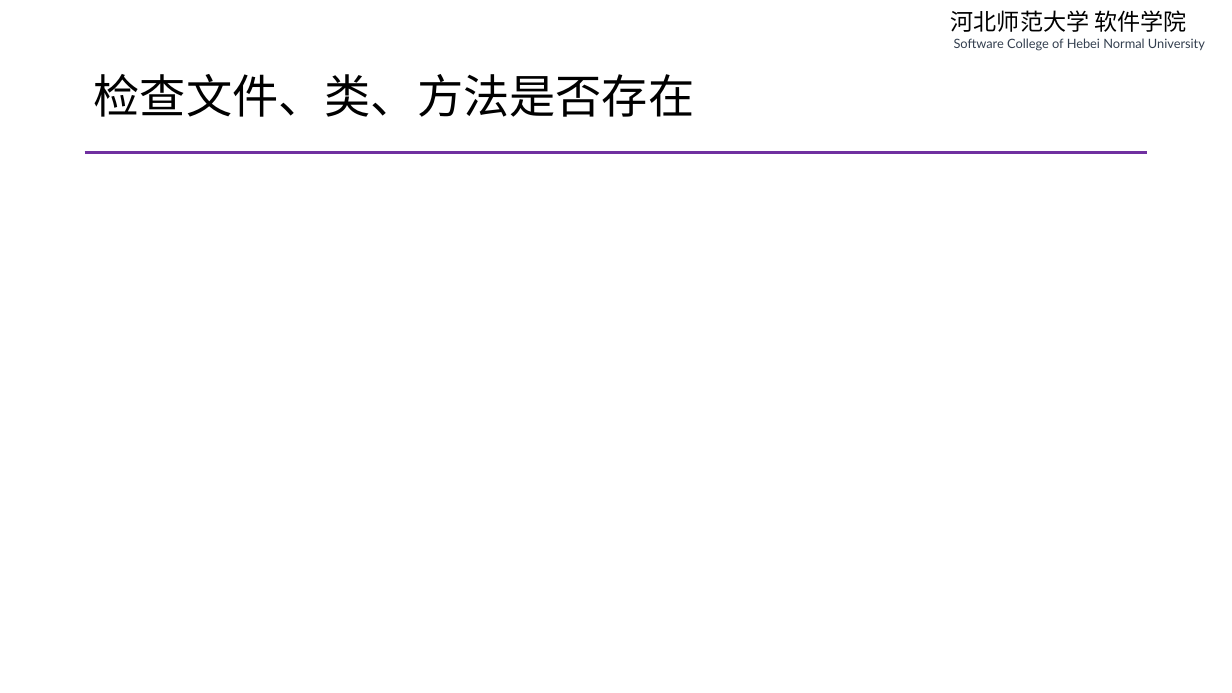
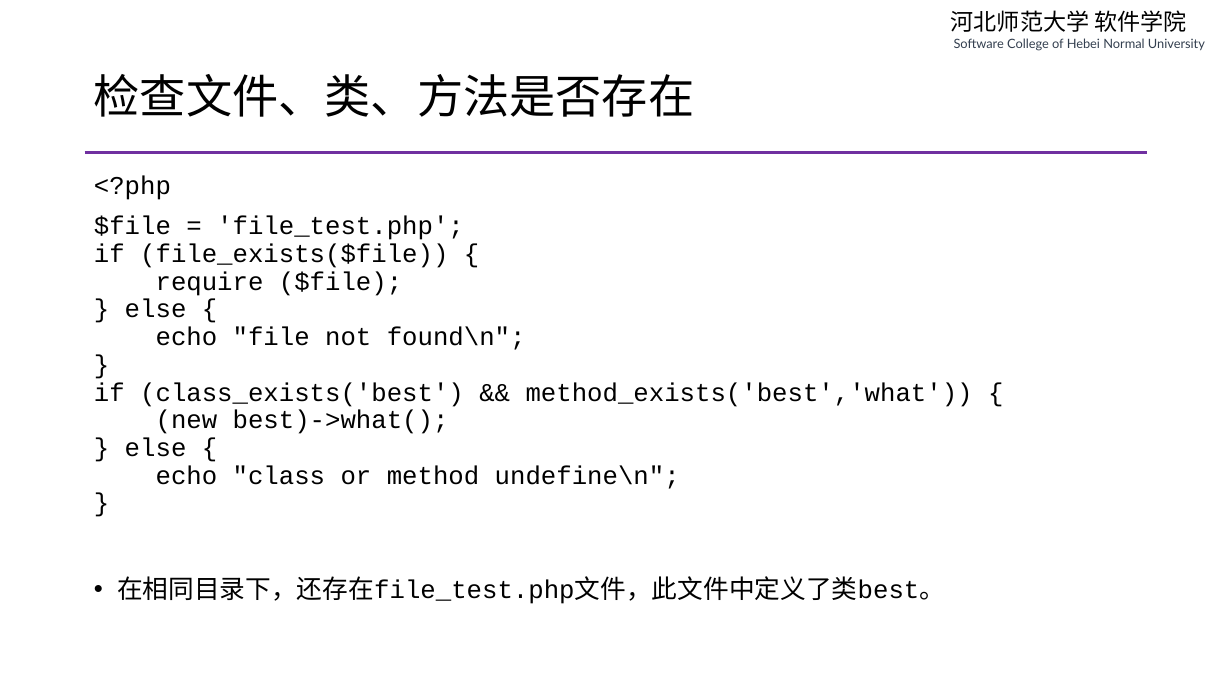
Before and after one commit to edu2act/course-php-serverside-development-on-linux, a slide deck: slide 8 of materials/slides/ch17-php-how-to.pptx. Drawn at 1232x693 pixels with LibreOffice and Linux fonts; fonts in the diff are those of the drawing. Boxes give left, top, right and bottom in pixels: in the first picture for what was removed or moved away, otherwise in the second. Text is boxed around its words. In the diff, an @@ line names an element or a change of style, - is before the commit and + after.

```diff
--- a/materials/slides/ch17-php-how-to.pptx
+++ b/materials/slides/ch17-php-how-to.pptx
@@ text added at (94,175,973,604), 20 pt, text #000000 @@
+<?php
+$file = 'file_test.php';
+if (file_exists($file)) {
+require ($file);
+} else {
+echo "file not found\n";
+}
+if (class_exists('best') && method_exists('best','what')) {
+(new best)->what();
+} else {
+echo "class or method undefine\n";
+}
+• 在相同目录下，还存在file_test.php文件，此文件中定义了类best。
```
Also in this commit, not shown: 8 other slides changed, 3 slides added, 3 slides removed, 14 other files.
